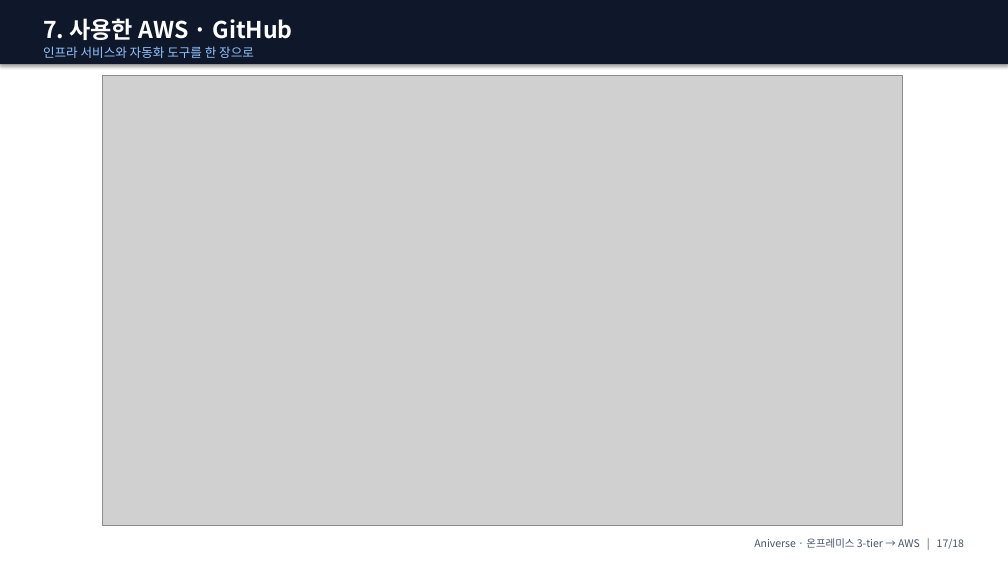
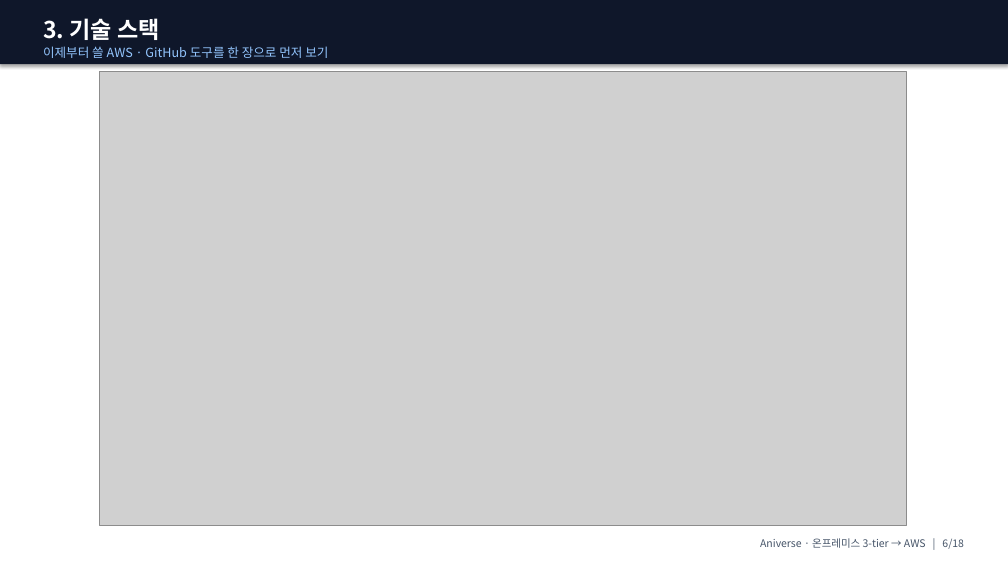
Before and after one commit to ho0215/anime-project-infra, a slide deck: slide 6 of docs/presentation/ppt/Aniverse_발표_강사용.pptx (slide 17 before the commit). Drawn at 1008x567 pixels with LibreOffice and Linux fonts; fonts in the diff are those of the drawing; grey boxes stand for pictures. Boxes give left, top, right and bottom in pixels: in the first picture for what was removed or moved away, otherwise in the second. Text is boxed around its words. In the diff, an @@ line names an element or a change of style, - is before the commit and + after.

```diff
--- a/docs/presentation/ppt/Aniverse_발표_강사용.pptx
+++ b/docs/presentation/ppt/Aniverse_발표_강사용.pptx
@@ text at [43, 18, 328, 58]: text changed @@
-7. 사용한 AWS · GitHub
-인프라 서비스와 자동화 도구를 한 장으로
+3. 기술 스택
+이제부터 쓸 AWS · GitHub 도구를 한 장으로 먼저 보기
@@ picture: place and size @@
-picture at [103, 76, 903, 526]
+picture at [100, 72, 907, 526]
@@ text at [760, 538, 964, 549]: text changed @@
-Aniverse · 온프레미스 3-tier → AWS | 17/18
+Aniverse · 온프레미스 3-tier → AWS | 6/18
```
Also in this commit, not shown: 12 other slides changed, 7 other files.
